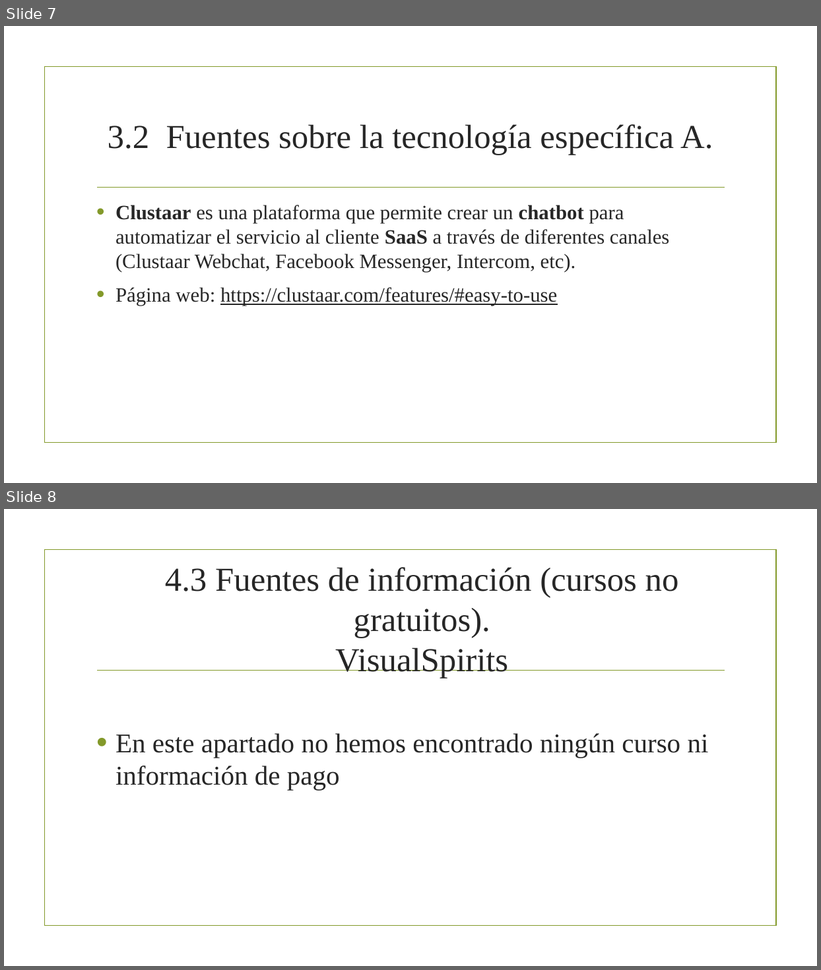
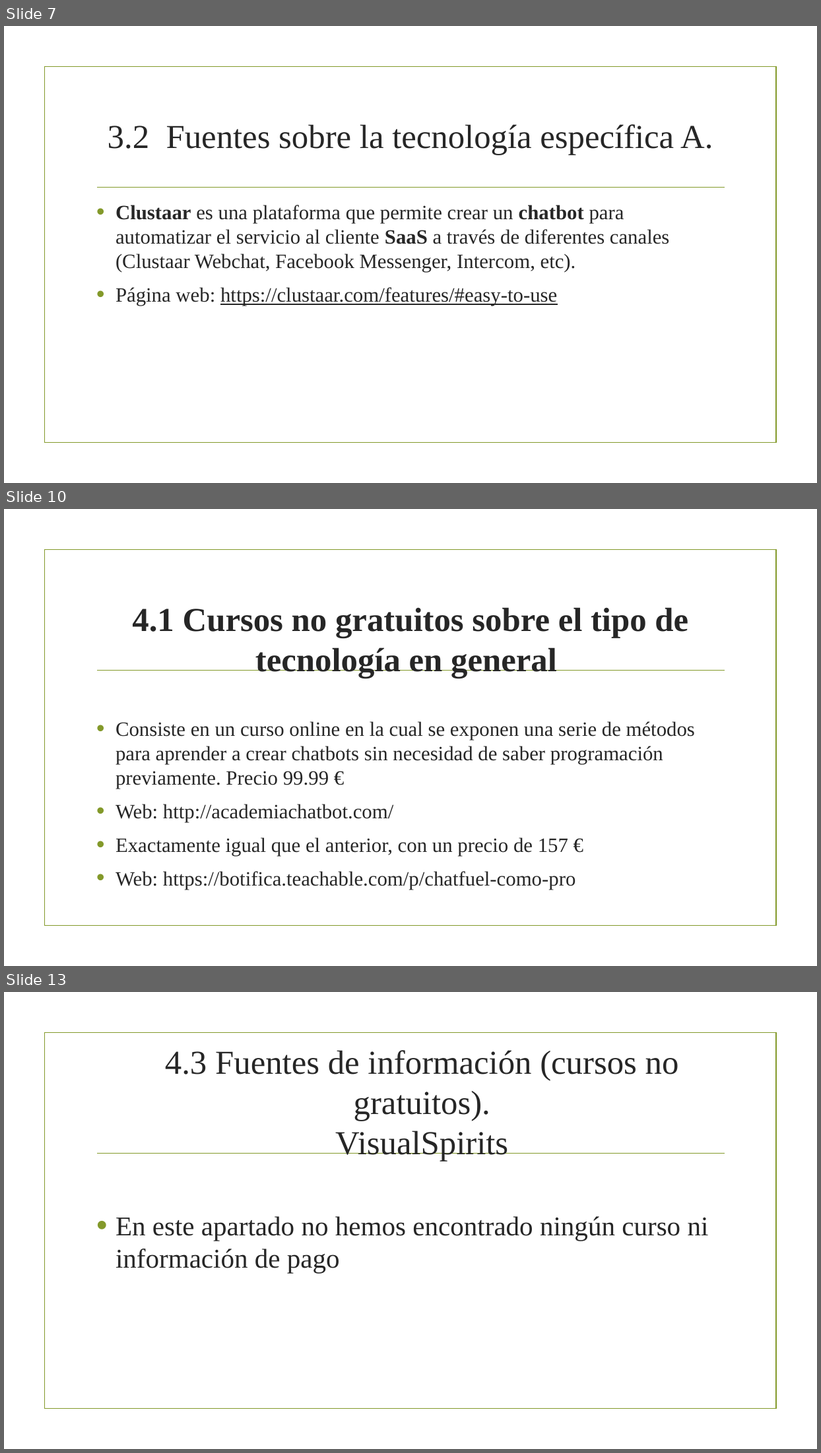
Before and after one commit to RubenDeLuzCalvete/TG1, a slide deck: TG1_final.pptx. Shown one above the other, each under a label of ours: slides 7 and 8 before the commit, slides 7, 10 and 13 after it; the slides between them are not shown. The pictures are 821x970 and 821x1453 pixels, drawn with LibreOffice and Linux fonts; fonts in the diff are those of the drawing; background and template pictures are left out. Boxes give left, top, right and bottom in pixels: in the first picture for what was removed or moved away, otherwise in the second. Text is boxed around its words. In the diff, an @@ line names an element or a change of style, - is before the commit and + after.

```diff
--- a/TG1_final.pptx
+++ b/TG1_final.pptx
@@ slide 10 added at (4, 509, 817, 966), background picture (left out); not listed: 2 template elements that a slide beside it also shows @@
@@ title added at (132, 607, 688, 678), 39.6 pt, text #262626, bold @@
+4.1 Cursos no gratuitos sobre el tipo de tecnología en general
@@ text added at (116, 722, 695, 890), 24 pt, text #262626 @@
+• Consiste en un curso online en la cual se exponen una serie de métodos para aprender a crear chatbots sin necesidad de saber programación previamente. Precio 99.99 €
+• Web: http://academiachatbot.com/
+• Exactamente igual que el anterior, con un precio de 157 €
+• Web: https://botifica.teachable.com/p/chatfuel-como-pro
@@ what was slide 8 is now slide 13 @@
```
Also in this commit, not shown: 4 other slides added.
